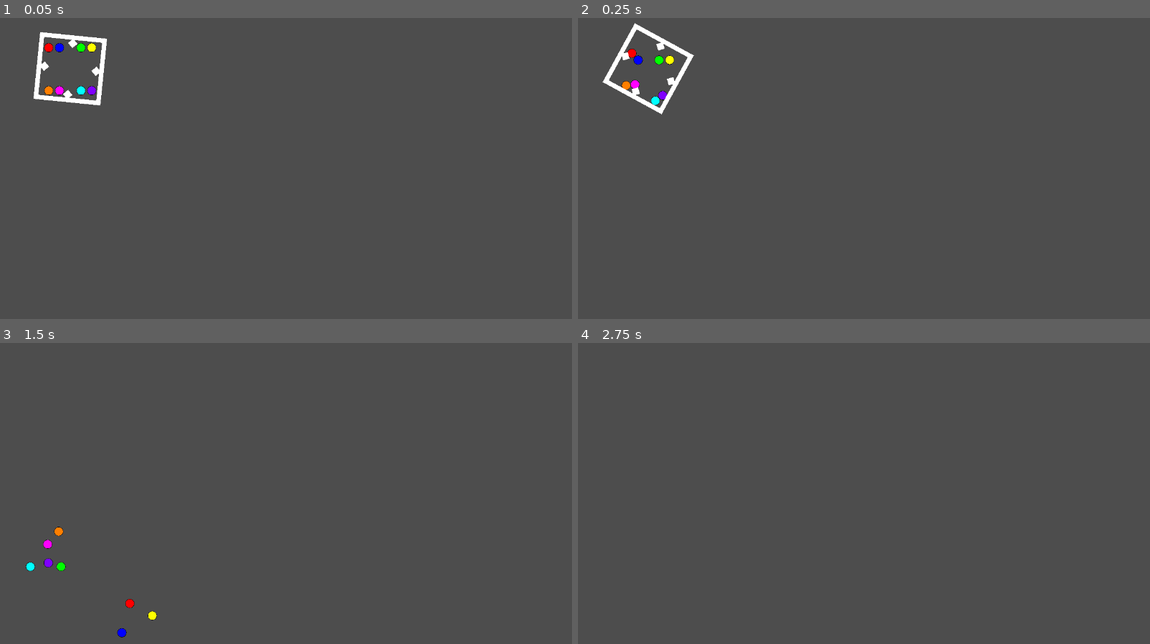
Above: before the commit, frames 1-4 (two rows, left to right).
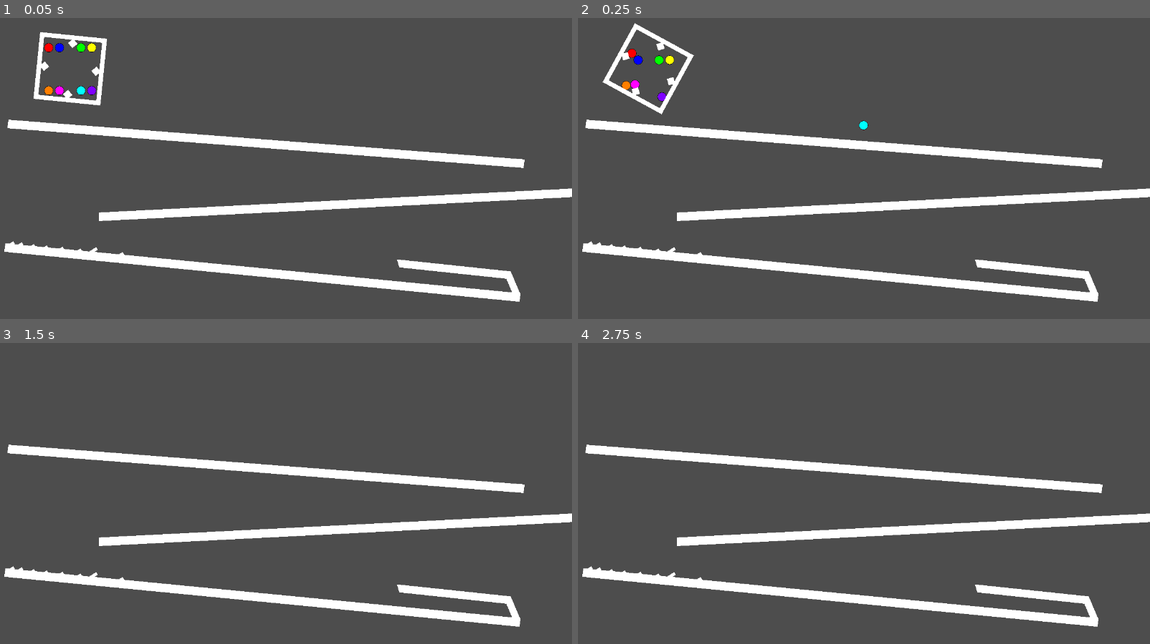
Above: after the commit, the same moments.

Repository: Seremor108/marblerun
Game: Godot game, scene res://main.tscn
The game is run twice, just before and just after one commit, with the same random seed, the same clock (stepped at 60 frames per second) and the same inputs.
Inputs (mouse positions are in pixels of both pictures, inside the frame that each line leads up to):
- Up to frame 1 (0.05 s): no input
- Up to frame 2 (0.25 s): no input
- Up to frame 3 (1.5 s): move the mouse to (411, 466) at 0.52 s; click (411, 466) at 0.67 s; move the mouse to (171, 499) at 1.27 s; click (171, 499) at 1.42 s
- Up to frame 4 (2.75 s): move the mouse to (921, 412) at 2.02 s; click (921, 412) at 2.17 s

The runs differ from the first frame. In frame 1, 8.4% of the frame differs, in the area x 0-100%, y 33-95%; in frame 2, 8.5%; in frame 3, 8.7%, in the area x 0-100%, y 33-98%; in frame 4, 8.4%.

Commit message:
Donkey-kong-like test level

Diff:
--- a/assets/courses/test/test_course.tscn
+++ b/assets/courses/test/test_course.tscn
@@ -1,8 +1,85 @@
 [gd_scene format=3 uid="uid://dkq6shde132ac"]
 
 [ext_resource type="PackedScene" uid="uid://dl6vodfa8jvy3" path="res://assets/sequences/marble_box.tscn" id="1_wr02y"]
+[ext_resource type="PackedScene" uid="uid://bj4agiy44mkju" path="res://assets/objects/coursepart/coursepart_long.tscn" id="2_rcl43"]
+[ext_resource type="PackedScene" uid="uid://crqucghakjjwj" path="res://assets/objects/coursepart/coursepart.tscn" id="3_18yfi"]
 
 [node name="Test" type="Node2D" unique_id=162721865]
 
 [node name="MarbleBox" parent="." unique_id=1336995911 instance=ExtResource("1_wr02y")]
 position = Vector2(160, 160)
+
+[node name="Course" parent="." unique_id=1495529957 instance=ExtResource("2_rcl43")]
+position = Vector2(596.99994, 328)
+rotation = 0.0770217
+scale = Vector2(115.55079, 19.201828)
+skew = 0.052169442
+
+[node name="Course2" parent="." unique_id=1346988994 instance=ExtResource("2_rcl43")]
+position = Vector2(800.99994, 462.00003)
+rotation = -0.050777186
+scale = Vector2(115.55079, 19.201828)
+skew = 0.052169442
+
+[node name="Course3" parent="." unique_id=50603792 instance=ExtResource("2_rcl43")]
+position = Vector2(589, 616)
+rotation = 0.096874565
+scale = Vector2(115.55079, 19.201828)
+skew = 0.052169442
+
+[node name="Course4" parent="." unique_id=455375839 instance=ExtResource("2_rcl43")]
+position = Vector2(1019, 609.00006)
+rotation = 0.105644934
+scale = Vector2(25.573347, 18.997507)
+skew = -0.42227638
+
+[node name="Course5" parent="." unique_id=730136624 instance=ExtResource("2_rcl43")]
+position = Vector2(1148.9999, 647.0001)
+rotation = 1.169574
+scale = Vector2(5.756712, 18.091854)
+skew = -0.5529597
+
+[node name="Course6" parent="." unique_id=1700099644 instance=ExtResource("3_18yfi")]
+position = Vector2(30.000015, 552.00006)
+rotation = -0.55924237
+scale = Vector2(11.213354, 7.013082)
+
+[node name="Course7" parent="." unique_id=623779931 instance=ExtResource("3_18yfi")]
+position = Vector2(49, 554.00006)
+rotation = -0.55924237
+scale = Vector2(11.213354, 7.013082)
+
+[node name="Course8" parent="." unique_id=1137604428 instance=ExtResource("3_18yfi")]
+position = Vector2(75.999985, 558)
+rotation = -0.55924237
+scale = Vector2(11.213354, 7.013082)
+
+[node name="Course9" parent="." unique_id=804331825 instance=ExtResource("3_18yfi")]
+position = Vector2(105.000046, 561.00006)
+rotation = -0.55924237
+scale = Vector2(11.213354, 7.013082)
+
+[node name="Course10" parent="." unique_id=376359448 instance=ExtResource("3_18yfi")]
+position = Vector2(140.00003, 564.00006)
+rotation = -0.55924237
+scale = Vector2(11.213354, 7.013082)
+
+[node name="Course11" parent="." unique_id=1740318227 instance=ExtResource("3_18yfi")]
+position = Vector2(180, 568.00006)
+rotation = -0.55924237
+scale = Vector2(11.213354, 7.013082)
+
+[node name="Course12" parent="." unique_id=1494527571 instance=ExtResource("3_18yfi")]
+position = Vector2(207.00003, 570.00006)
+rotation = -0.55924237
+scale = Vector2(11.213354, 7.013082)
+
+[node name="Course13" parent="." unique_id=1149659631 instance=ExtResource("3_18yfi")]
+position = Vector2(214.99998, 565)
+rotation = -0.55924237
+scale = Vector2(11.213354, 7.013082)
+
+[node name="Course14" parent="." unique_id=1920280229 instance=ExtResource("3_18yfi")]
+position = Vector2(274, 576)
+rotation = -0.55924237
+scale = Vector2(11.213354, 7.013082)
--- /dev/null
+++ b/assets/objects/coursepart/coursepart_long.tscn
@@ -0,0 +1,17 @@
+[gd_scene format=3 uid="uid://bj4agiy44mkju"]
+
+[ext_resource type="PhysicsMaterial" uid="uid://b3pg4avrj4bel" path="res://assets/objects/common/solid_physics_material.tres" id="1_tcriw"]
+[ext_resource type="Texture2D" uid="uid://c82vvs4yf5v7k" path="res://assets/objects/common/white_gradient_texture_1d.tres" id="2_nyx4o"]
+
+[sub_resource type="RectangleShape2D" id="RectangleShape2D_g4v7s"]
+size = Vector2(10, 1)
+
+[node name="Course" type="StaticBody2D" unique_id=1495529957]
+physics_material_override = ExtResource("1_tcriw")
+
+[node name="Sprite" type="Sprite2D" parent="." unique_id=1795897575]
+scale = Vector2(10, 1)
+texture = ExtResource("2_nyx4o")
+
+[node name="Collision" type="CollisionShape2D" parent="." unique_id=492409537]
+shape = SubResource("RectangleShape2D_g4v7s")
